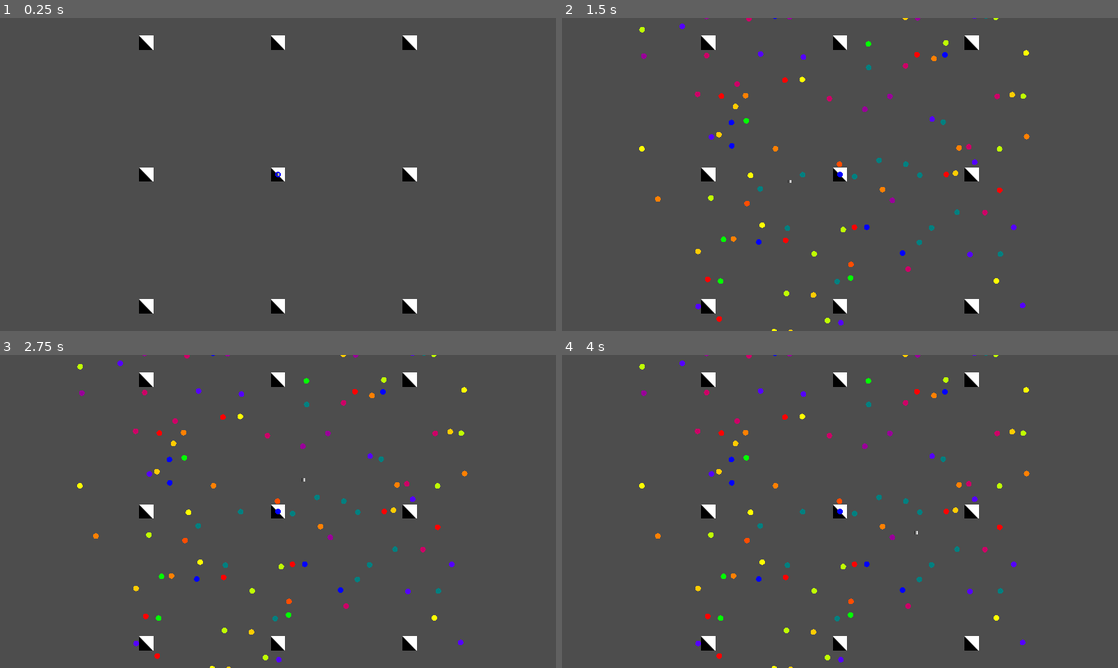
Above: before the commit, frames 1-4 (two rows, left to right).
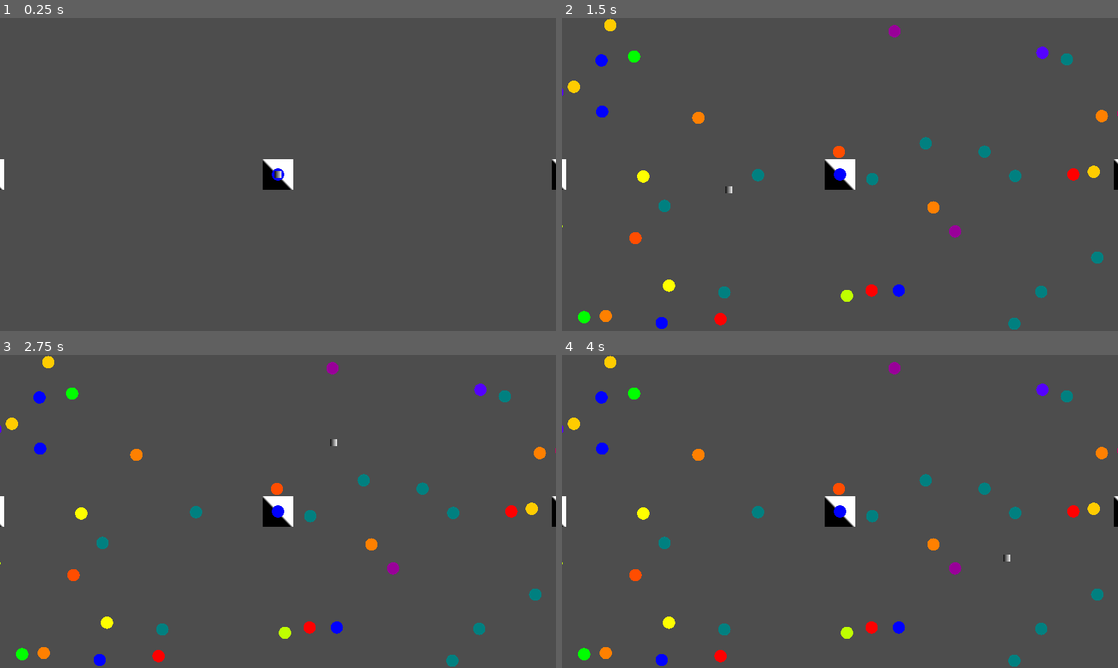
Above: after the commit, the same moments.

Repository: everett-ripley/Colour-Cascade-Game
Game: Godot game, scene res://Scenes/game_scene.tscn
Same seed, same stepped clock (60 frames per second), same inputs: the game is played once before the commit and once after it. The project has no main scene, so this scene is started directly.
Inputs (mouse positions are in pixels of both pictures, inside the frame that each line leads up to):
- Up to frame 1 (0.25 s): no input
- Up to frame 2 (1.5 s): tap Enter at 0.5 s; move the mouse to (962, 158) at 0.52 s; click (962, 158) at 0.6 s; tap Space at 1.25 s; move the mouse to (728, 190) at 1.27 s; right-click (728, 190) at 1.35 s
- Up to frame 3 (2.75 s): tap Enter at 2 s; move the mouse to (333, 442) at 2.02 s; click (333, 442) at 2.1 s
- Up to frame 4 (4 s): tap Space at 2.75 s; move the mouse to (812, 574) at 2.77 s; right-click (812, 574) at 2.85 s; tap Enter at 3.5 s; move the mouse to (1006, 558) at 3.52 s; click (1006, 558) at 3.6 s

The runs differ from the first frame. In frame 1, 1.6% of the frame differs, in the area x 0-100%, y 5-95%; in frame 2, 5.3%; in frame 3, 5.3%, in the area x 0-100%, y 0-100%; in frame 4, 5.3%.

Commit message:
Camera Movement
There seems to be some issues with setting camera limits. It moves the camera for some reason.

Diff:
--- /dev/null
+++ b/Scenes/camera.gd
@@ -0,0 +1,28 @@
+extends Camera2D
+
+@export var mouse : Area2D
+@export var initial_speed : float = 50.0
+@export var max_speed : float = 250.0
+@export var acceleration : float = 15.0
+
+var speed : float = initial_speed
+var mouse_at_edge: bool = false
+
+
+
+func _on_mouse_detector_area_entered(area):
+	mouse_at_edge = false
+	speed = initial_speed
+
+
+func _on_mouse_detector_area_exited(area):
+	mouse_at_edge = true
+
+func _process(delta):
+	if mouse_at_edge:
+		var dir : Vector2 = to_local(mouse.global_position).normalized()
+		global_position += dir * speed * delta
+		if speed < max_speed:
+			speed += acceleration * delta
+			if speed > max_speed:
+				speed = max_speed
--- a/Scenes/colour_node.gd
+++ b/Scenes/colour_node.gd
@@ -49,6 +49,9 @@
 
 signal colour_updated(new_col:Vector3)
 
+signal activated
+
+signal dead
 
 # Called when the node enters the scene tree for the first time.
 func _ready():
--- a/Scenes/game_scene.gd
+++ b/Scenes/game_scene.gd
@@ -1,15 +1,18 @@
 extends Node2D
 @onready var chunk = preload("res://Scenes/chunk.tscn")
+@onready var camera := $Camera2D
 @export var chunk_unit_size : float = 60.0
 @export var chunk_x_units : int = 10
 @export var chunk_y_units : int = 10
 @export var initial_size : int = 3 #describes both rows and columns
+@export var camera_limit : float = 500.0
 
 var chunk_height : float
 var chunk_width : float
 
 # Called when the node enters the scene tree for the first time.
 func _ready():
+	#update_camera_limit(0)
 	chunk_height = chunk_unit_size * chunk_y_units
 	chunk_width = chunk_unit_size * chunk_x_units
 
@@ -19,6 +22,13 @@
 # Called every frame. 'delta' is the elapsed time since the previous frame.
 func _process(delta):
 	pass
+
+func update_camera_limit(amount:float):
+	camera_limit += amount
+	camera.limit_bottom = camera_limit
+	camera.limit_right = camera_limit
+	camera.limit_left = -1 * camera_limit
+	camera.limit_top = -1 * camera_limit
 
 
 func generate_map():
--- a/Scenes/game_scene.tscn
+++ b/Scenes/game_scene.tscn
@@ -1,8 +1,13 @@
-[gd_scene load_steps=4 format=3 uid="uid://bghku48fyicmo"]
+[gd_scene load_steps=6 format=3 uid="uid://bghku48fyicmo"]
 
 [ext_resource type="PackedScene" uid="uid://x5c3f3gcbemu" path="res://Scenes/mouse.tscn" id="1_1ra2c"]
 [ext_resource type="Script" path="res://Scenes/game_scene.gd" id="1_8w70b"]
 [ext_resource type="PackedScene" uid="uid://08e5m5y4eibo" path="res://Scenes/colour_node.tscn" id="1_hvmow"]
+[ext_resource type="Script" path="res://Scenes/camera.gd" id="3_1kxcd"]
+
+[sub_resource type="CapsuleShape2D" id="CapsuleShape2D_qnavv"]
+radius = 222.0
+height = 940.0
 
 [node name="GameScene" type="Node2D"]
 script = ExtResource("1_8w70b")
@@ -10,8 +15,22 @@
 [node name="Mouse" parent="." node_paths=PackedStringArray("camera") instance=ExtResource("1_1ra2c")]
 camera = NodePath("../Camera2D")
 
-[node name="Camera2D" type="Camera2D" parent="."]
-zoom = Vector2(0.455, 0.455)
+[node name="Camera2D" type="Camera2D" parent="." node_paths=PackedStringArray("mouse")]
+position_smoothing_enabled = true
+script = ExtResource("3_1kxcd")
+mouse = NodePath("../Mouse")
+acceleration = 25.0
+
+[node name="MouseDetector" type="Area2D" parent="Camera2D"]
+collision_layer = 4
+collision_mask = 4
+
+[node name="CollisionShape2D" type="CollisionShape2D" parent="Camera2D/MouseDetector"]
+rotation = 1.5708
+shape = SubResource("CapsuleShape2D_qnavv")
 
 [node name="StartingNode" parent="." instance=ExtResource("1_hvmow")]
 starting_node = true
+
+[connection signal="area_entered" from="Camera2D/MouseDetector" to="Camera2D" method="_on_mouse_detector_area_entered"]
+[connection signal="area_exited" from="Camera2D/MouseDetector" to="Camera2D" method="_on_mouse_detector_area_exited"]
--- a/Scenes/mouse.tscn
+++ b/Scenes/mouse.tscn
@@ -10,8 +10,8 @@
 [sub_resource type="CircleShape2D" id="CircleShape2D_wr1mv"]
 
 [node name="Mouse" type="Area2D" groups=["Mouse"]]
-collision_layer = 2
-collision_mask = 2
+collision_layer = 6
+collision_mask = 6
 script = ExtResource("1_im5ue")
 
 [node name="Sprite2D" type="Sprite2D" parent="."]
